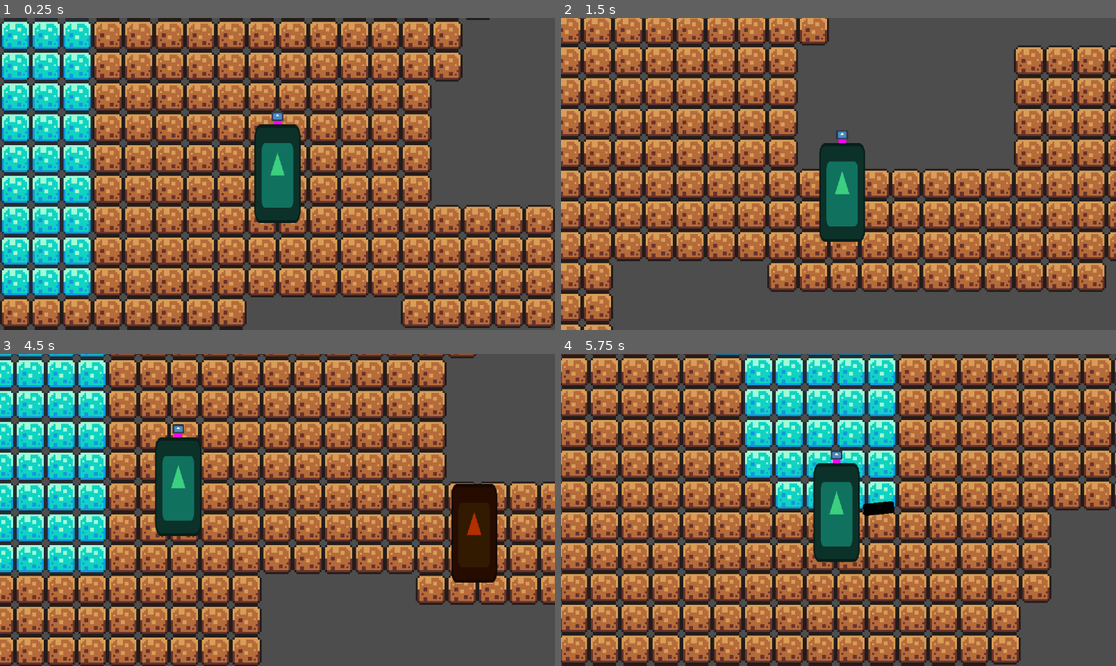
Above: before the commit, frames 1-4 (two rows, left to right).
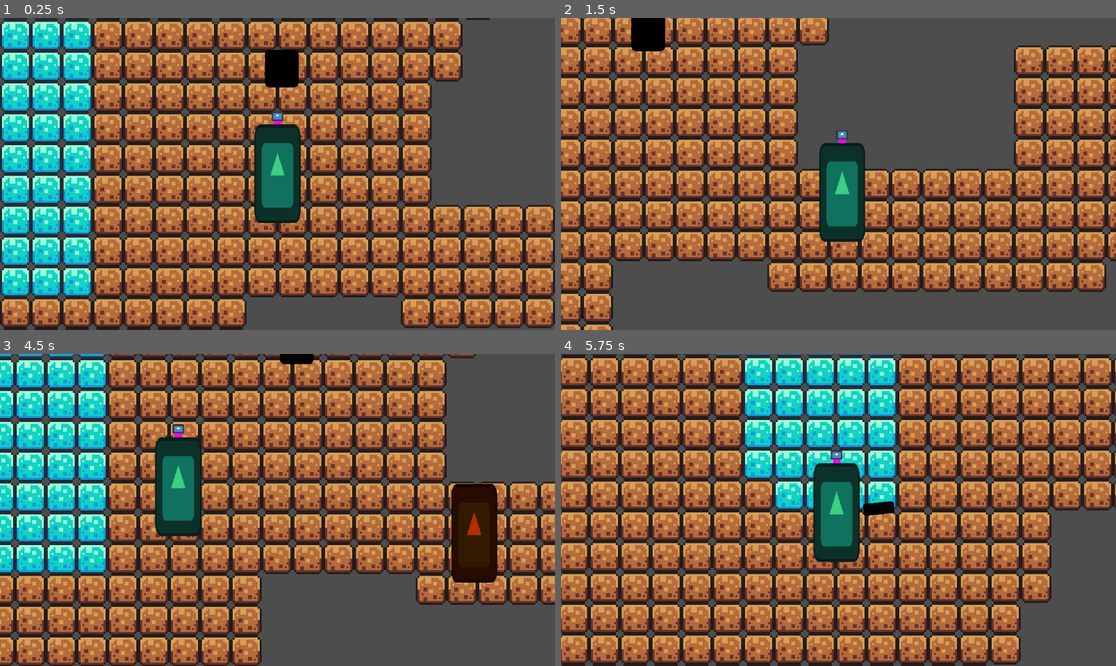
Above: after the commit, the same moments.

Repository: MenacingGhost/GMTK-Jam-2024
Game: Godot game, scene res://Scenes/index.tscn
The game is run twice, just before and just after one commit, with the same random seed, the same clock (stepped at 60 frames per second) and the same inputs. The engine's default icon, where the game draws it, is replaced by a stand-in: a white triangle on a blue panel in a dark square.
Inputs (mouse positions are in pixels of both pictures, inside the frame that each line leads up to):
- Up to frame 1 (0.25 s): no input
- Up to frame 2 (1.5 s): tap Enter at 0.5 s; move the mouse to (960, 158) at 0.52 s; hold D (right) 0.53-1.28 s; click (960, 158) at 0.6 s; tap E (switch_mode) at 0.8, 1.35 s; move the mouse to (727, 189) at 1.27 s; hold S (down) from 1.28 s (still down)
- Up to frame 3 (4.5 s): click (166, 525) at 1.55 s; move the mouse to (333, 441) at 2.02 s; release S (down) at 2.03 s; hold D (right) 2.03-2.78 s; click (333, 441) at 2.1 s; tap E (switch_mode) at 2.3, 3.6 s; move the mouse to (249, 572) at 2.77 s; hold W (up) 2.78-3.53 s; tap Space (shed) at 2.85, 3.5 s; click (249, 572) at 3.05 s; move the mouse to (444, 556) at 3.52 s; hold A (left) from 3.53 s (still down); move the mouse to (111, 463) at 4.27 s; click (111, 463) at 4.35 s
- Up to frame 4 (5.75 s): move the mouse to (866, 510) at 5.02 s; release A (left) at 5.03 s; hold S (down) from 5.03 s (still down); tap E (switch_mode) at 5.1 s

The runs differ from the first frame. In frame 1, 0.7% of the frame differs, in the area x 47-54%, y 10-23%; in frame 2, 0.7%; in frame 3, 0.2%; in frame 4, nothing differs.

Commit message:
Added stamina

Diff:
--- a/gmtk/Scenes/gecko.gd
+++ b/gmtk/Scenes/gecko.gd
@@ -2,6 +2,8 @@
 
 
 var SPEED = 100.0
+var HP = 3
+var STAMINA = 10
 
 signal actionPressed
 
@@ -26,22 +28,36 @@
 			ShootState = true
 			SPEED = 0
 			$GunPivotPoint/Gun.show()
+			$Timer.stop()
 
 		elif ClimbState == false:
 			ClimbState = true
 			ShootState = false
 			SPEED = 100.0
 			$GunPivotPoint/Gun.hide()
+			$Timer.start()
 
 func _physics_process(delta):
-	if climbable == true:
+
+	if climbable == true and STAMINA > 0:
 		var direction = Input.get_vector("left", "right" , "up" , "down")
 		if direction:
 			velocity = direction * SPEED
 		else:
 			velocity.x = move_toward(velocity.x, 0, SPEED)
 			velocity.y = move_toward(velocity.y, 0, SPEED)
-	else:
+	if climbable == false or STAMINA <= 0:
 		velocity += get_gravity() * delta
 
 	move_and_slide()
+
+
+
+func _on_timer_timeout():
+	STAMINA -= 1
+	print(STAMINA)
+
+
+func _on_area_2d_body_entered(body):
+	STAMINA += 5
+	print("+STAMNIA")
--- a/gmtk/Scenes/gecko.tscn
+++ b/gmtk/Scenes/gecko.tscn
@@ -7,6 +7,10 @@
 [sub_resource type="CapsuleShape2D" id="CapsuleShape2D_3gxvm"]
 radius = 11.0
 height = 48.0
+
+[sub_resource type="CapsuleShape2D" id="CapsuleShape2D_tvgbi"]
+radius = 7.0
+height = 28.0
 
 [node name="Gecko" type="CharacterBody2D"]
 script = ExtResource("1_ha75w")
@@ -30,3 +34,18 @@
 
 [node name="CollisionShape2D" type="CollisionShape2D" parent="."]
 shape = SubResource("CapsuleShape2D_3gxvm")
+
+[node name="Timer" type="Timer" parent="."]
+wait_time = 0.5
+autostart = true
+
+[node name="Area2D" type="Area2D" parent="."]
+collision_mask = 2
+
+[node name="CollisionShape2D" type="CollisionShape2D" parent="Area2D"]
+position = Vector2(0, -24)
+rotation = 1.5708
+shape = SubResource("CapsuleShape2D_tvgbi")
+
+[connection signal="timeout" from="Timer" to="." method="_on_timer_timeout"]
+[connection signal="body_entered" from="Area2D" to="." method="_on_area_2d_body_entered"]
--- a/gmtk/Scenes/index.tscn
+++ b/gmtk/Scenes/index.tscn
@@ -1,8 +1,9 @@
-[gd_scene load_steps=6 format=4 uid="uid://ccklyr64gcqrt"]
+[gd_scene load_steps=7 format=4 uid="uid://ccklyr64gcqrt"]
 
 [ext_resource type="PackedScene" uid="uid://vbonyx1ljyb7" path="res://Scenes/gecko.tscn" id="1_86527"]
 [ext_resource type="Texture2D" uid="uid://d2ifa6fxfhcrk" path="res://Assets/world_tileset.png" id="1_ekr0d"]
 [ext_resource type="Script" path="res://Scenes/index.gd" id="1_jl3oq"]
+[ext_resource type="PackedScene" uid="uid://dyo6mbssmhuip" path="res://ant.tscn" id="4_2t2ly"]
 
 [sub_resource type="TileSetAtlasSource" id="TileSetAtlasSource_jmy6d"]
 texture = ExtResource("1_ekr0d")
@@ -153,5 +154,14 @@
 zoom = Vector2(4, 4)
 position_smoothing_enabled = true
 
+[node name="Ant" parent="." instance=ExtResource("4_2t2ly")]
+position = Vector2(2, -55)
+
+[node name="Ant2" parent="." instance=ExtResource("4_2t2ly")]
+position = Vector2(92, -138)
+
+[node name="Ant3" parent="." instance=ExtResource("4_2t2ly")]
+position = Vector2(-54, -147)
+
 [connection signal="actionPressed" from="Gecko" to="." method="_on_gecko_action_pressed"]
 [connection signal="shed" from="Gecko" to="." method="_on_gecko_shed"]
--- /dev/null
+++ b/gmtk/ant.gd
@@ -0,0 +1 @@
+extends CharacterBody2D
--- /dev/null
+++ b/gmtk/ant.tscn
@@ -0,0 +1,19 @@
+[gd_scene load_steps=4 format=3 uid="uid://dyo6mbssmhuip"]
+
+[ext_resource type="Texture2D" uid="uid://c3jju87wmik5w" path="res://icon.svg" id="1_3ejx1"]
+[ext_resource type="Script" path="res://ant.gd" id="1_drlq6"]
+
+[sub_resource type="CapsuleShape2D" id="CapsuleShape2D_nsp4y"]
+
+[node name="Ant" type="CharacterBody2D"]
+collision_layer = 2
+script = ExtResource("1_drlq6")
+
+[node name="Icon" type="Sprite2D" parent="."]
+modulate = Color(0, 0, 0, 1)
+position = Vector2(0.25, 0.25)
+scale = Vector2(0.136719, 0.152344)
+texture = ExtResource("1_3ejx1")
+
+[node name="CollisionShape2D" type="CollisionShape2D" parent="."]
+shape = SubResource("CapsuleShape2D_nsp4y")
Not shown: 1 places in gmtk/Scenes/gecko.tscn that only renumber resources
